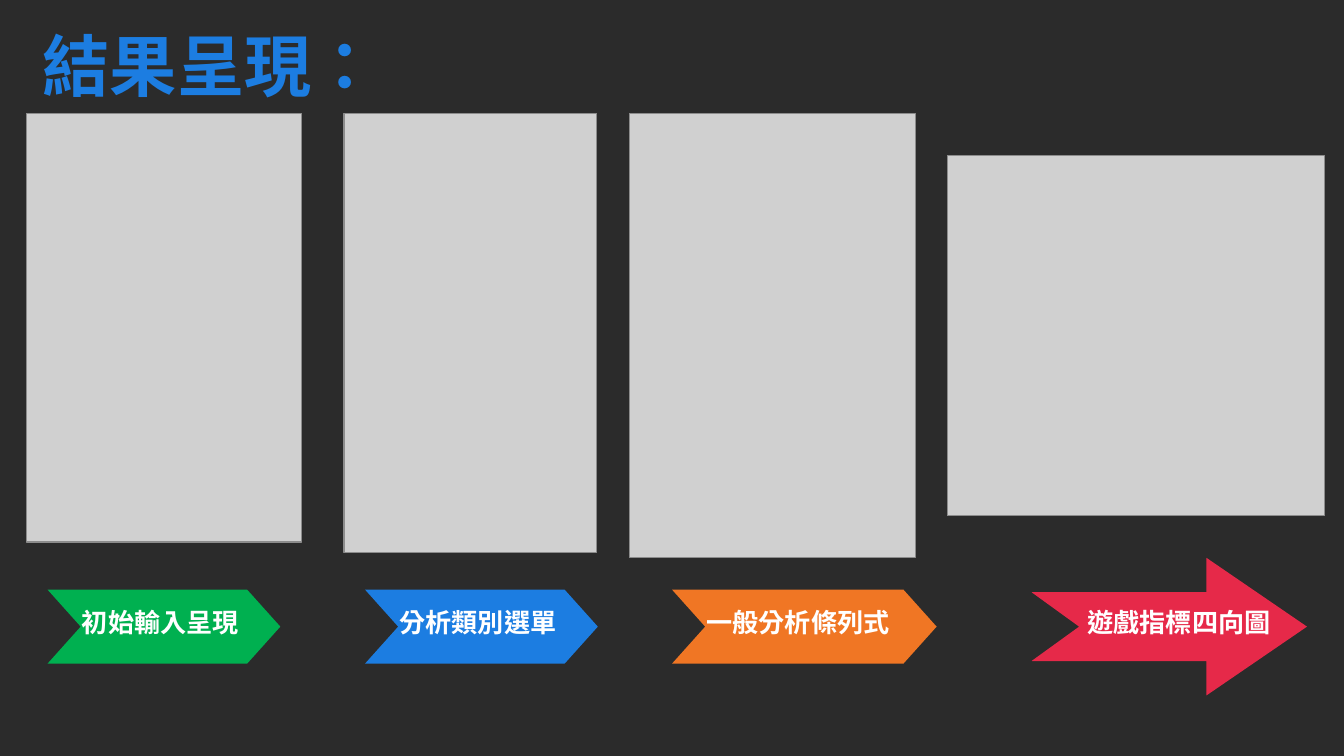
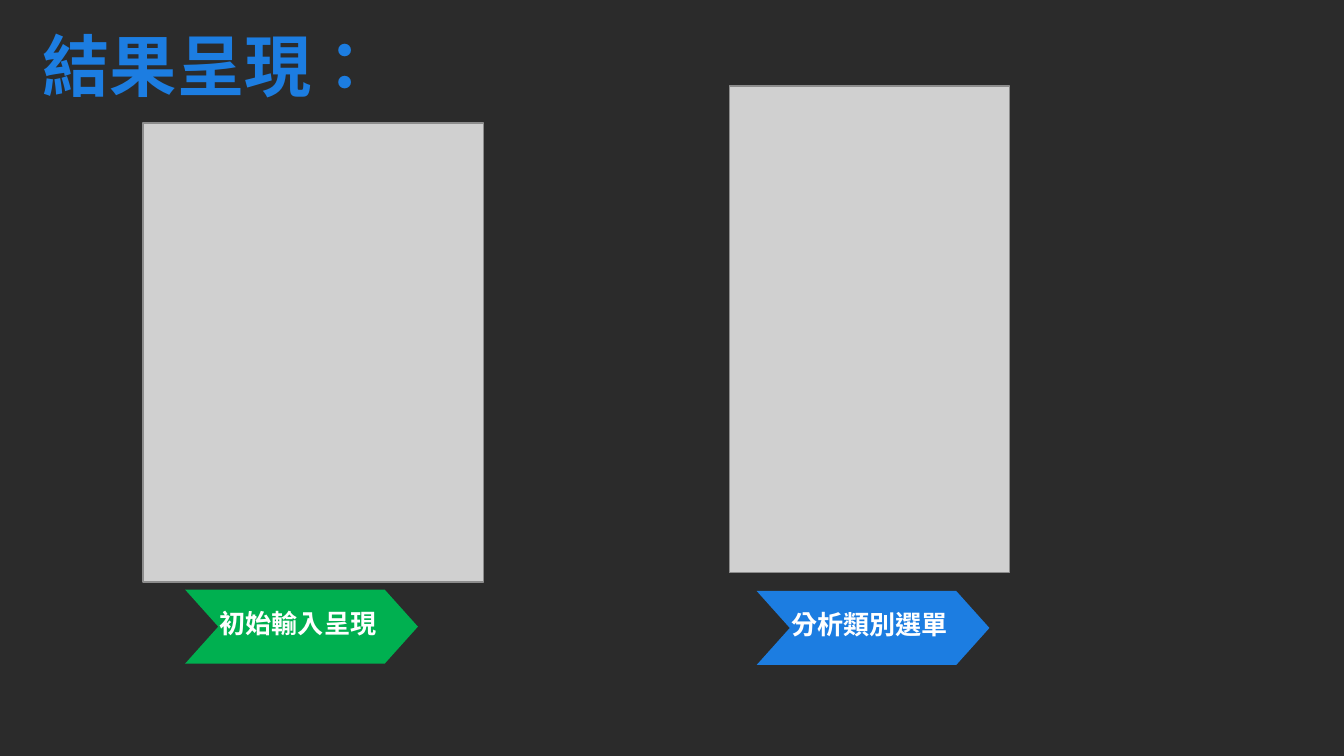
Before and after one commit to ryanlinjui/LoL-helper-linebot, a slide deck: slide 8 of docs/report.pptx. Drawn at 1344x756 pixels with LibreOffice and Linux fonts; fonts in the diff are those of the drawing; grey boxes stand for pictures; background and template pictures are left out; a plain dark background stands for a picture behind light text. Boxes give left, top, right and bottom in pixels: in the first picture for what was removed or moved away, otherwise in the second. Text is boxed around its words. In the diff, an @@ line names an element or a change of style, - is before the commit and + after.

```diff
--- a/docs/report.pptx
+++ b/docs/report.pptx
@@ picture: place and size @@
-picture at [344,113,597,552]
+picture at [730,86,1009,573]
@@ picture removed at [27,113,302,542] @@
@@ picture removed at [630,113,917,558] @@
@@ picture added at [142,124,484,582] @@
@@ picture removed at [948,156,1325,516] @@
@@ freeform shape removed at [1032,558,1307,696] @@
@@ chevron: place and size @@
-chevron at [47,590,280,664]
+chevron at [185,590,418,664]
@@ chevron removed at [672,590,937,664] @@
@@ chevron: place and size @@
-chevron at [366,590,598,664]
+chevron at [757,591,989,665]
@@ text "初始輸入呈現": place and size @@
-text "初始輸入呈現" at [82,609,239,635]
+text "初始輸入呈現" at [219,610,376,636]
@@ text removed at [706,609,889,635] @@
-一般分析條列式
@@ text "分析類別選單": place and size @@
-text "分析類別選單" at [399,609,556,635]
+text "分析類別選單" at [791,611,948,637]
@@ text removed at [1087,610,1270,635] @@
-遊戲指標四向圖
```
Also in this commit, not shown: 1 other slide changed, 1 slide added, 3 other files.
